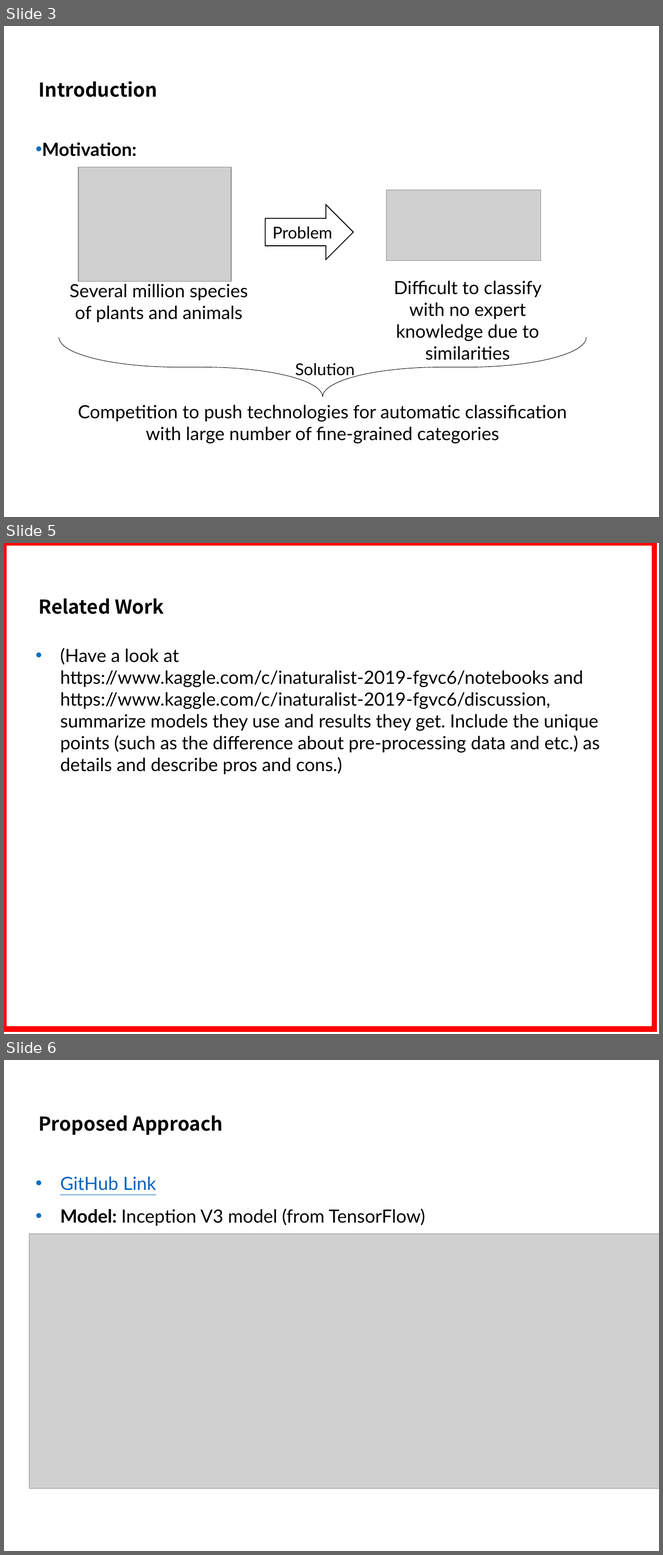
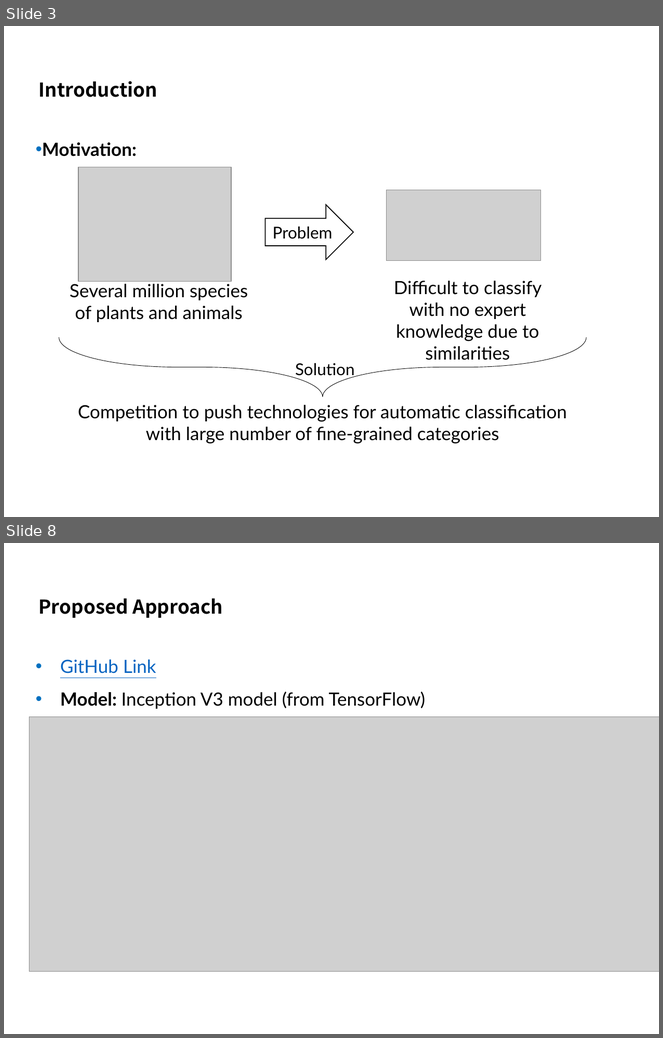
Before and after one commit to kimbold/VRDL_2019, a slide deck: Final project/Final_presentation.pptx. Shown one above the other, each under a label of ours: slides 3, 5 and 6 before the commit, slides 3 and 8 after it; the slides between them are not shown. The pictures are 663x1555 and 663x1038 pixels, drawn with LibreOffice and Linux fonts; fonts in the diff are those of the drawing; grey boxes stand for pictures; background and template pictures are left out. Boxes give left, top, right and bottom in pixels: in the first picture for what was removed or moved away, otherwise in the second. Text is boxed around its words. In the diff, an @@ line names an element or a change of style, - is before the commit and + after.

```diff
--- a/Final project/Final_presentation.pptx
+++ b/Final project/Final_presentation.pptx
@@ slide 5 removed at [4,543,659,1034], background #FFFFFF @@
@@ rectangle removed at [4,543,655,1029] @@
@@ title removed at [38,598,164,614] @@
-Related Work
@@ text removed at [60,648,600,774] @@
-• (Have a look at https://www.kaggle.com/c/inaturalist-2019-fgvc6/notebooks and https://www.kaggle.com/c/inaturalist-2019-fgvc6/discussion, summarize models they use and results they get. Include the unique points (such as the difference about pre-processing data and etc.) as details and describe pros and cons.)
@@ what was slide 6 is now slide 8 @@
```
Also in this commit, not shown: 4 slides changed, 3 slides added, 1 other slide removed.
